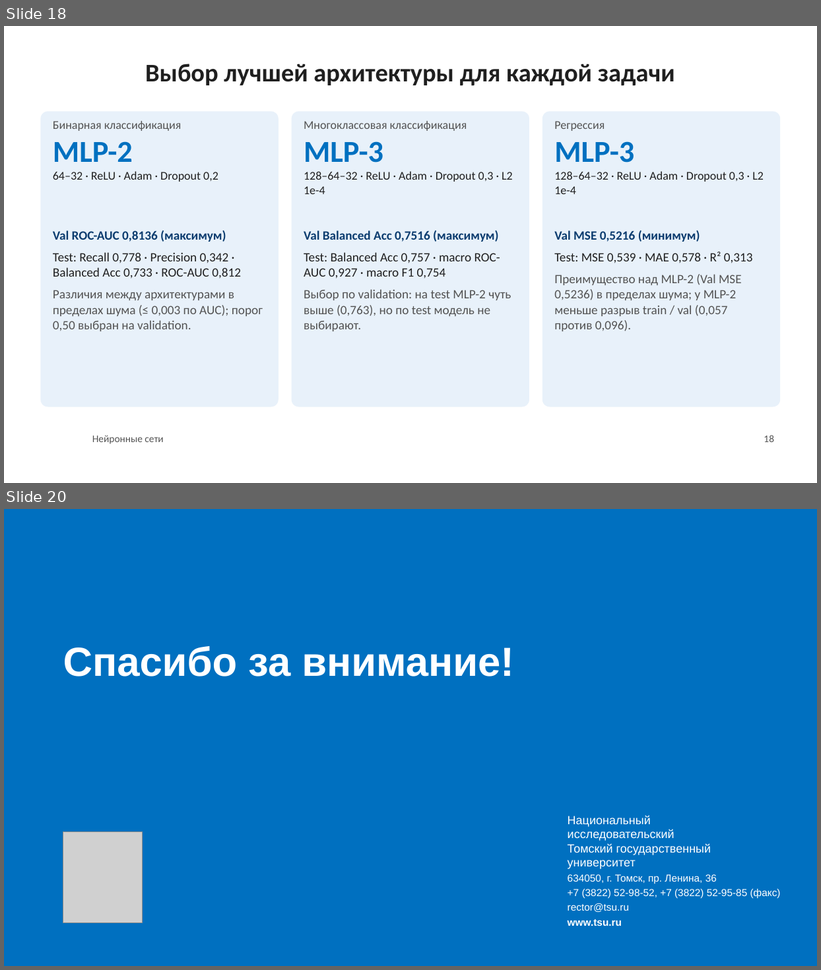
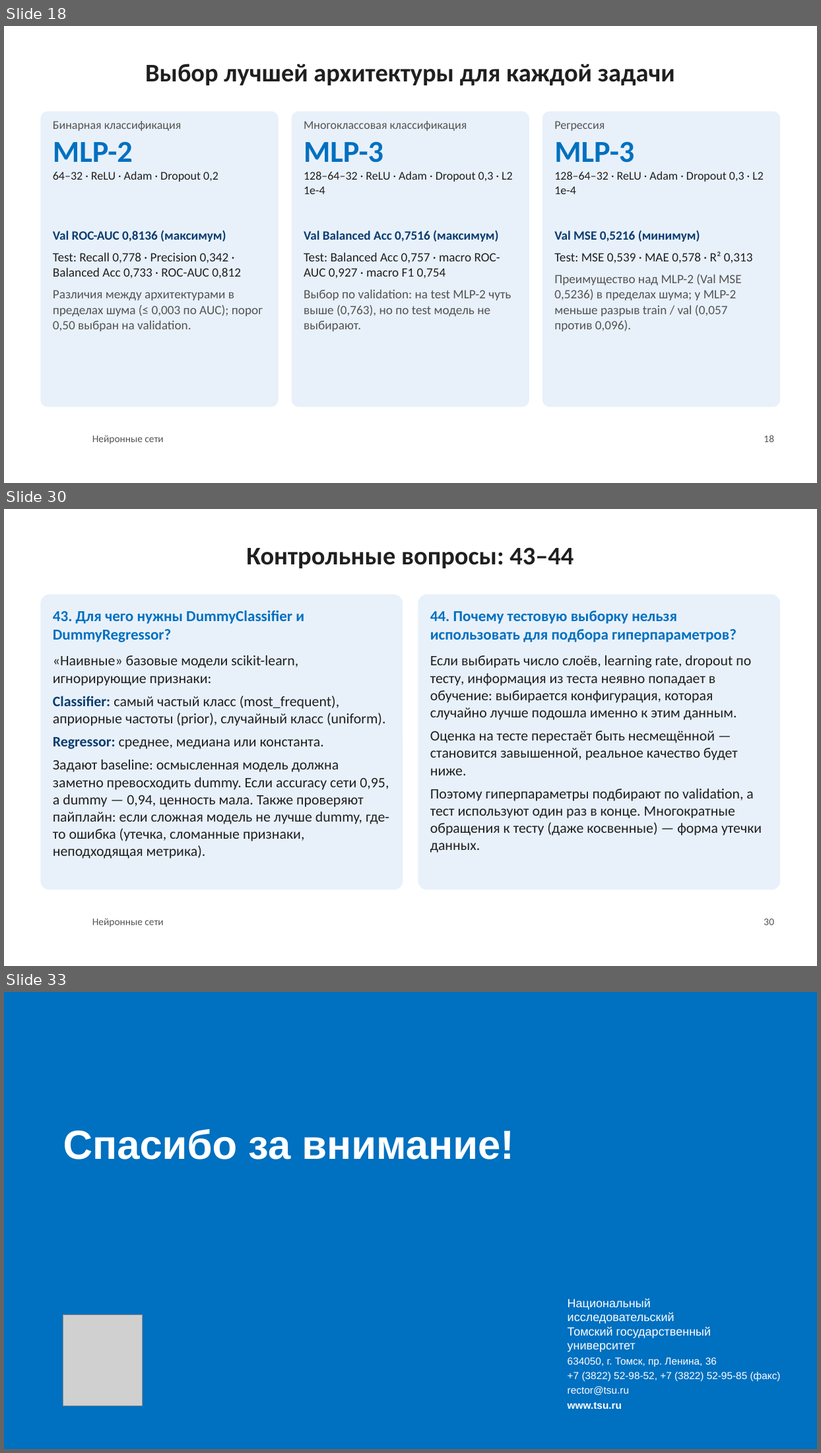
Before and after one commit to sergeydorof/neural_networks_labs, a slide deck: lab1/NN_Lab1_presentation.pptx. Shown one above the other, each under a label of ours: slides 18 and 20 before the commit, slides 18, 30 and 33 after it; the slides between them are not shown. The pictures are 821x970 and 821x1453 pixels, drawn with LibreOffice and Linux fonts; fonts in the diff are those of the drawing; grey boxes stand for pictures; background and template pictures are left out. Boxes give left, top, right and bottom in pixels: in the first picture for what was removed or moved away, otherwise in the second. Text is boxed around its words. In the diff, an @@ line names an element or a change of style, - is before the commit and + after.

```diff
--- a/lab1/NN_Lab1_presentation.pptx
+++ b/lab1/NN_Lab1_presentation.pptx
@@ slide 30 added at (4,509,817,966), background #FFFFFF; not listed: 1 template element that a slide beside it also shows @@
@@ title added at (246,547,574,568), 30 pt, text #1F1F1F, bold @@
+Контрольные вопросы: 43–44
@@ rounded rectangle added at (40,594,403,890), fill #E8F1FA @@
@@ rounded rectangle added at (418,594,781,890), fill #E8F1FA @@
@@ text added at (53,610,389,859), 17 pt, text #1F1F1F @@
+43. Для чего нужны DummyClassifier и DummyRegressor?
+«Наивные» базовые модели scikit-learn, игнорирующие признаки:
+Classifier: самый частый класс (most_frequent), априорные частоты (prior), случайный класс (uniform).
+Regressor: среднее, медиана или константа.
+Задают baseline: осмысленная модель должна заметно превосходить dummy. Если accuracy сети 0,95, а dummy — 0,94, ценность мала. Также проверяют пайплайн: если сложная модель не лучше dummy, где-то ошибка (утечка, сломанные признаки, неподходящая метрика).
@@ text added at (430,611,762,853), 17 pt, text #1F1F1F @@
+44. Почему тестовую выборку нельзя использовать для подбора гиперпараметров?
+Если выбирать число слоёв, learning rate, dropout по тесту, информация из теста неявно попадает в обучение: выбирается конфигурация, которая случайно лучше подошла именно к этим данным.
+Оценка на тесте перестаёт быть несмещённой — становится завышенной, реальное качество будет ниже.
+Поэтому гиперпараметры подбирают по validation, а тест используют один раз в конце. Многократные обращения к тесту (даже косвенные) — форма утечки данных.
@@ page number added at (764,919,774,925), 12 pt, text #535353 @@
+30
@@ what was slide 20 is now slide 33 @@
```
Also in this commit, not shown: 1 slide changed, 12 other slides added, 5 other files.
